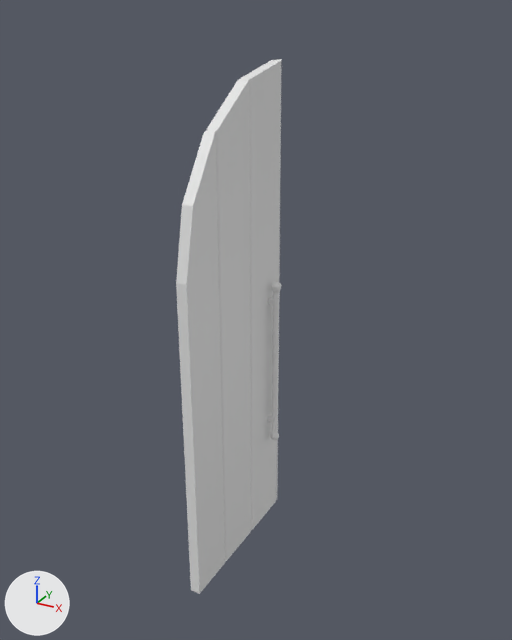
A saved change to the FBX model Resources/ArtSharing/JuliaArt/Decorations/Doors/ArchedDoor/ArchedDoorWhole.fbx.
Rendered twice from a 50 mm lens placed at (2.56, -3.43, 4.11), pointed at (0.03, 1.17, 1.81). The axes (+X, +Y, +Z) are drawn at lower left. The lights are the same throughout. The first picture is the older version.

In view in the first picture: 'LeftDoor'.
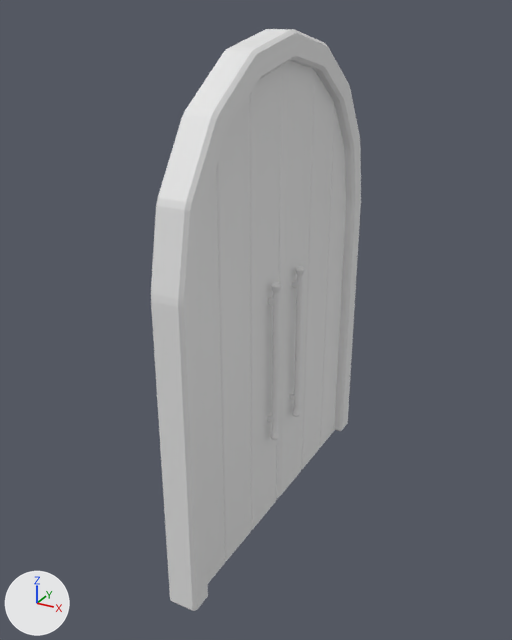
The newer file is also turned or shifted as a whole; pictures and numbers use the older file's frame.

Pixel boxes (x1, y1, x2, y2) of what changed, in the pictures (512 x 640 px):
'DoorFrame', added: after (151, 29, 361, 611)
'RightDoor', added: after (277, 61, 346, 498)
'RightHandle', added: after (290, 266, 305, 417)

Edits to the bpy script that builds the scene:
```text
Add mat_archedrightdoor:
    mat_archedrightdoor = principled_material('ArchedRightDoor')
    mat_archedrightdoor.base_color = (0.8, 0.8, 0.8)  # white #e7e7e7
Add mat_woodarcheddoorframe:
    mat_woodarcheddoorframe = principled_material('WoodArchedDoorFrame')
    mat_woodarcheddoorframe.base_color = (0.8, 0.8, 0.8)  # white #e7e7e7
Add mat_archeddoorhandle:
    mat_archeddoorhandle = principled_material('ArchedDoorHandle')
    mat_archeddoorhandle.base_color = (0.8, 0.8, 0.8)  # white #e7e7e7
Add me_cube_001:
    me_cube_001.from_pydata(...)  # 38 vertices, 36 faces; spans x 0.08..0.16, y 1.5..2.82, z 0.0..3.78
    me_cube_001.materials.append(mat_archedrightdoor)  # white #e7e7e7
Add me_cube:
    me_cube.from_pydata(...)  # 168 vertices, 170 faces; spans x -0.01..0.24, y 0.0..3.0, z 0.0..3.98
    me_cube.materials.append(mat_woodarcheddoorframe)  # white #e7e7e7
Add me_cylinder:
    me_cylinder.from_pydata(...)  # 352 vertices, 308 faces; spans x -0.023..0.259, y 1.67..1.75, z 0.792..2.194
    me_cylinder.materials.append(mat_archeddoorhandle)  # white #e7e7e7
Add ob_rightdoor:
    ob_rightdoor = bpy.data.objects.new('RightDoor', me_cube_001)
    ob_rightdoor.location = (0.023, -0.182, 0.0)
Add ob_doorframe:
    ob_doorframe = bpy.data.objects.new('DoorFrame', me_cube)
    ob_doorframe.location = (0.023, -0.182, 0.0)
Add ob_righthandle:
    ob_righthandle = bpy.data.objects.new('RightHandle', me_cylinder)
    ob_righthandle.location = (0.023, -0.182, 0.0)
```
